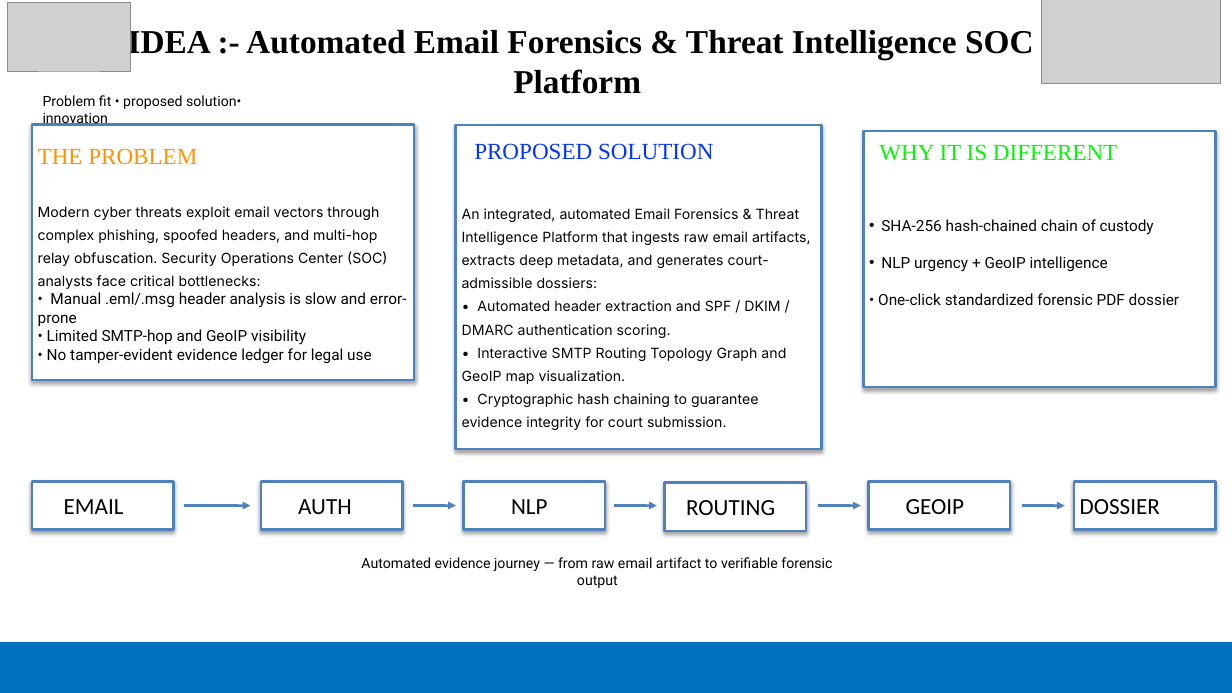
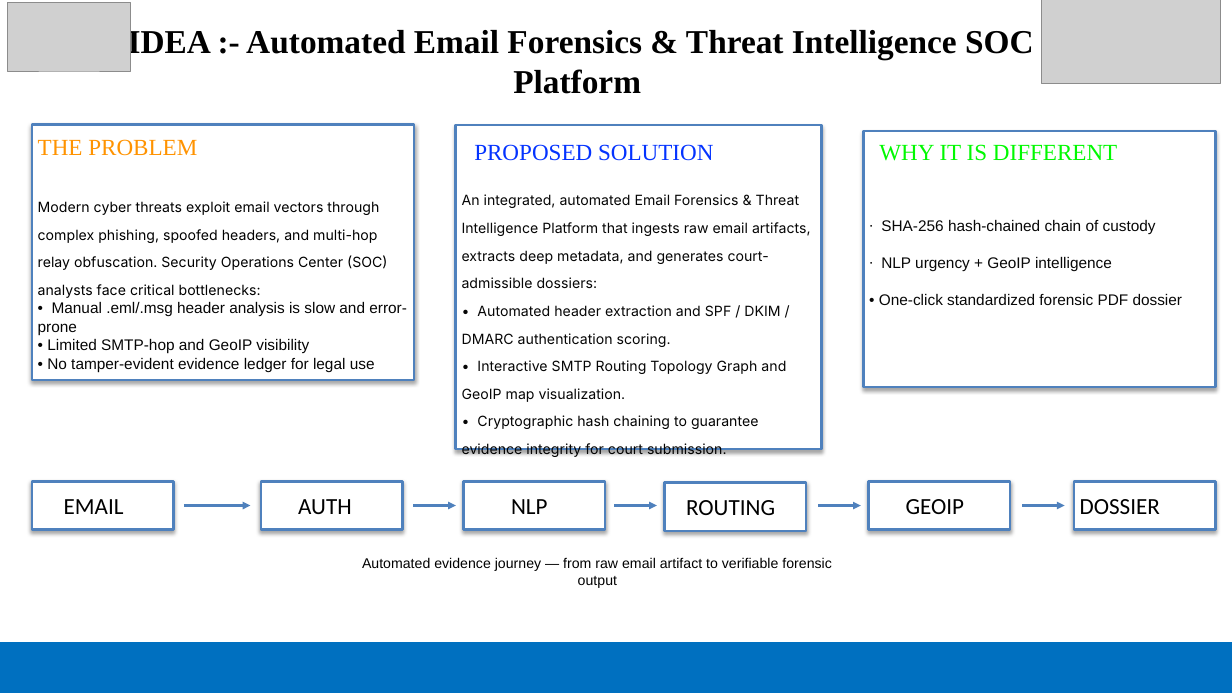
Before and after one commit to Mrfanta-stick/SIH-26106, a slide deck: slide 2 of Submissions/Team_The_Mentalists_SIH26106.pptx. Drawn at 1232x693 pixels with LibreOffice and Linux fonts; fonts in the diff are those of the drawing; grey boxes stand for pictures. Boxes give left, top, right and bottom in pixels: in the first picture for what was removed or moved away, otherwise in the second. Text is boxed around its words. In the diff, an @@ line names an element or a change of style, - is before the commit and + after.

```diff
--- a/Submissions/Team_The_Mentalists_SIH26106.pptx
+++ b/Submissions/Team_The_Mentalists_SIH26106.pptx
@@ text "An integrated, automated Email Forensics ..." at <box>462,194,811,458</box>: line spacing 18pt to 1.64 @@
@@ text "SHA-256 hash-chained chain of custody" at <box>879,220,1183,305</box>: font Roboto to Arial; bullet • to ∙ @@
@@ text removed at <box>43,95,241,126</box> @@
-Problem fit • proposed solution• innovation
@@ text "THE PROBLEM" at <box>38,139,407,372</box>: font Roboto to Arial in "• Manual .eml/.msg header analysis is slow ...", "• Limited SMTP-hop and GeoIP visibility", "• No tamper-evident evidence ledger for legal ..."; line spacing 18pt to 1.64 @@
@@ text "Automated evidence journey — from ..." at <box>362,557,832,588</box>: font Roboto to Arial @@
```
Also in this commit, not shown: 5 other slides changed.
